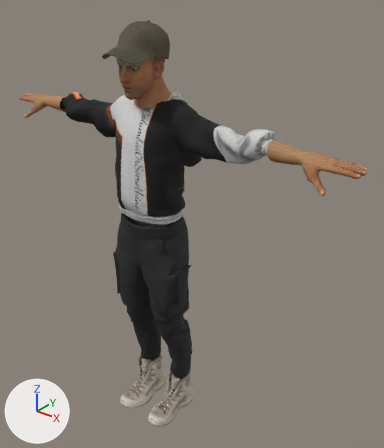
The glTF model unity/Assets/LastWar/Resources/Models/outfit_qm_street.glb, before and after one commit.
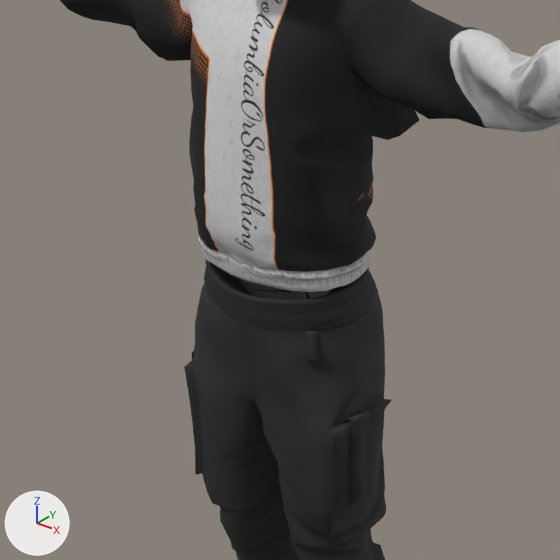
Each version is shown whole from a 50 mm camera at (1.454, -1.51, 2.035) aimed at (0.111, 0.169, 0.994), then close up on the part from 11% to 66% of the width and 26% to 73% of the height. Arrows for +X, +Y and +Z are at lower left; the lights stay in place. The last two pictures show the newer version. Vertices at exactly the same position are counted once.

Names of what the first close-up shows: 'qm_street_Male_Street_Body_torso', 'qm_street_Male_Street_Legs_legs'.
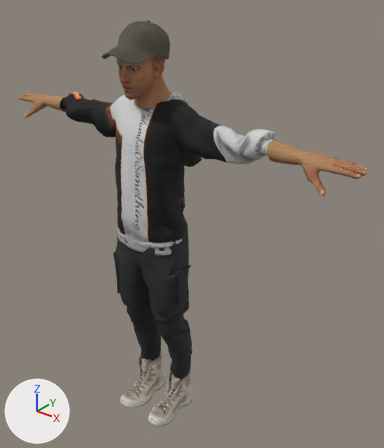
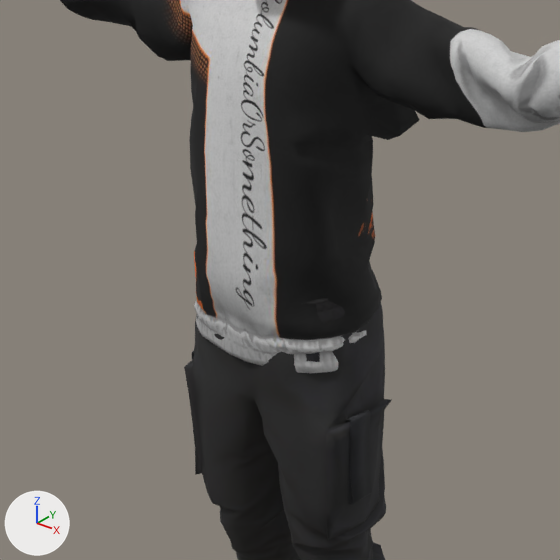
What changed in the scene script:
```text
Change me_male_street_body:
    used by ob_qm_street_male_street_body_torso; location = (0.0, 0.0, 0.0)
    remove me_male_street_body.from_pydata(...)  # 3407 vertices, 6460 faces; spans x -0.592..0.584, y -0.102..0.237, z 1.038..1.593
    add me_male_street_body.from_pydata(...)  # 3407 vertices, 6460 faces; spans x -0.592..0.584, y -0.106..0.237, z 0.927..1.593
    me_male_street_body part 1: the loose piece of 8 vertices spanning x -0.059..0.003, y -0.047..-0.029, z 1.039..1.073 is moved by (-0.001, -0.004, -0.001)
    me_male_street_body part 2: 794 of 3407 vertices moved; they spanned x -0.169..0.156, y -0.102..0.168, z 1.038..1.369 and now span x -0.172..0.166, y -0.106..0.176, z 0.927..1.369; mean shift (0.0, 0.002, -0.059); largest move (-0.152, 0.024, 1.067) -> (-0.168, 0.021, 0.928)
    other edits to the shape of me_male_street_body do not show in these pictures
```

Changed parts and their boxes [x1, y1, x2, y2] in the close-ups (560 x 560 px; the box of a moved part takes in the faces that stretch with it):
'qm_street_Male_Street_Body_torso', reshaped: before [60, 0, 560, 292]; after [60, 0, 560, 373]
part 1 of me_male_street_body, moved or reshaped (not visible afterwards): before [246, 281, 260, 291]
part 2 of me_male_street_body, moved or reshaped: before [189, 135, 376, 292]; after [189, 135, 382, 373]
